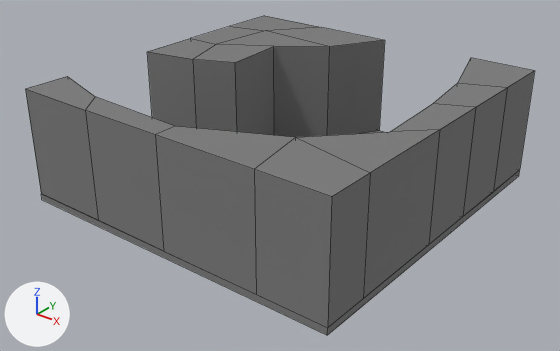
The FBX model Assets/Art/Models/Tiles/MDL_L-Floor_1.fbx: old version first, new version second.
The view is the same before and after, from a 50 mm lens placed at (18.9, -24.2, 15.5), pointed at (0.2, -0.8, 0.9). Arrows for +X, +Y and +Z are at lower left; the lights stay in place. The older version comes first. Mesh edges are drawn as thin lines. Where no turn or scale is listed for an object, it has been applied to the vertices.

Objects in the first picture: 'Floor', 'L1_wall1', 'L1_wall2'.
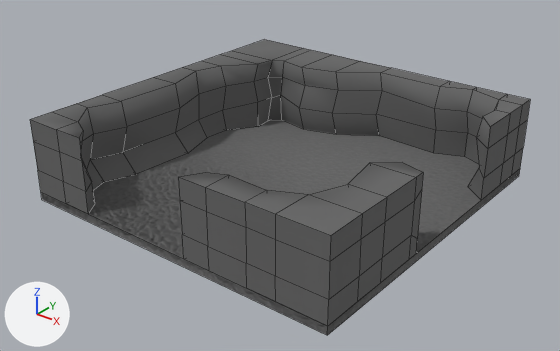
The newer file is also rescaled (x1.667) as a whole; pictures and numbers use the older file's frame.

Where the change shows, as pixel boxes [x1, y1, x2, y2] in the pictures (560 x 351 px):
'L1_wall2', deleted
    before: [25, 58, 535, 328]
'L1_Wall2', added
    after: [30, 40, 530, 214]
'L1_Wall1', added
    after: [178, 162, 423, 326]
'Floor', reshaped
    before: [41, 131, 520, 335]
    after: [41, 120, 520, 335]
'L1_wall1', deleted
    before: [147, 16, 385, 137]

The change, as a list of edits to the scene's bpy script:
```text
Add img_tex_floor_normal_png:
    img_tex_floor_normal_png = load_image('TEX_Floor_Normal.png', '../../Textures/Tiles/TEX_Floor_Normal.png', 2048, 2048, 'Non-Color')
Add mat_floor:
    mat_floor = bpy.data.materials.new('Floor')
    # colours: dark grey #666666
    # uses the picture img_tex_floor_normal_png
Add mat_wall:
    mat_wall = principled_material('Wall')
    mat_wall.base_color = (0.134, 0.134, 0.134)  # dark grey #666666
    mat_wall.roughness = 1.0
Change me_cube:
    used by ob_floor; location = (0.0, 0.0, 0.0)
    remove me_cube.from_pydata(...)  # 8 vertices, 6 faces; spans x -7.5..7.5, y -7.5..7.5, z 0.0..0.3
    add me_cube.from_pydata(...)  # 8 vertices, 6 faces; spans x -7.5..7.5, y -7.5..7.5, z 0.0..0.4
    me_cube part 1: 6 faces spanning x -7.5..7.5, y -7.5..7.5, z 0.0..0.4 switch from mat_grey (grey #7b7b7b) to mat_floor
    edits to the shape of me_cube do not show in these pictures
Add me_cube_010:
    me_cube_010.from_pydata(...)  # 64 vertices, 62 faces; spans x 1.06..7.5, y -7.5..-1.3, z 0.37..3.69
    me_cube_010.materials.append(mat_wall)  # dark grey #666666
Add me_cube_011:
    me_cube_011.from_pydata(...)  # 168 vertices, 166 faces; spans x -7.5..7.5, y -7.5..7.5, z 0.37..3.69
    me_cube_011.materials.append(mat_wall)  # dark grey #666666
Remove ob_l1_wall2:
    ob_l1_wall2 = bpy.data.objects.new('L1_wall2', me_cube_004)
    ob_l1_wall2.location = (-0.07, 0.0, 0.0)
Remove ob_l1_wall1:
    ob_l1_wall1 = bpy.data.objects.new('L1_wall1', me_cube_012)
    ob_l1_wall1.location = (-0.07, 0.0, 0.0)
Add ob_l1_wall1_1:
    ob_l1_wall1_1 = bpy.data.objects.new('L1_Wall1', me_cube_010)
    ob_l1_wall1_1.location = (0.0, 0.0, 0.0)
Add ob_l1_wall2_1:
    ob_l1_wall2_1 = bpy.data.objects.new('L1_Wall2', me_cube_011)
    ob_l1_wall2_1.location = (0.0, 0.0, 0.0)
```
